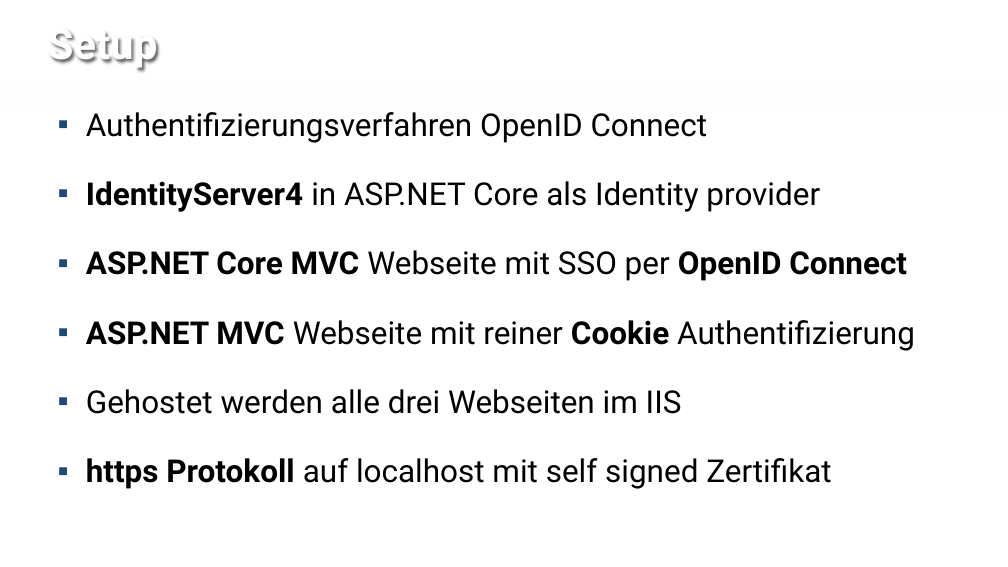
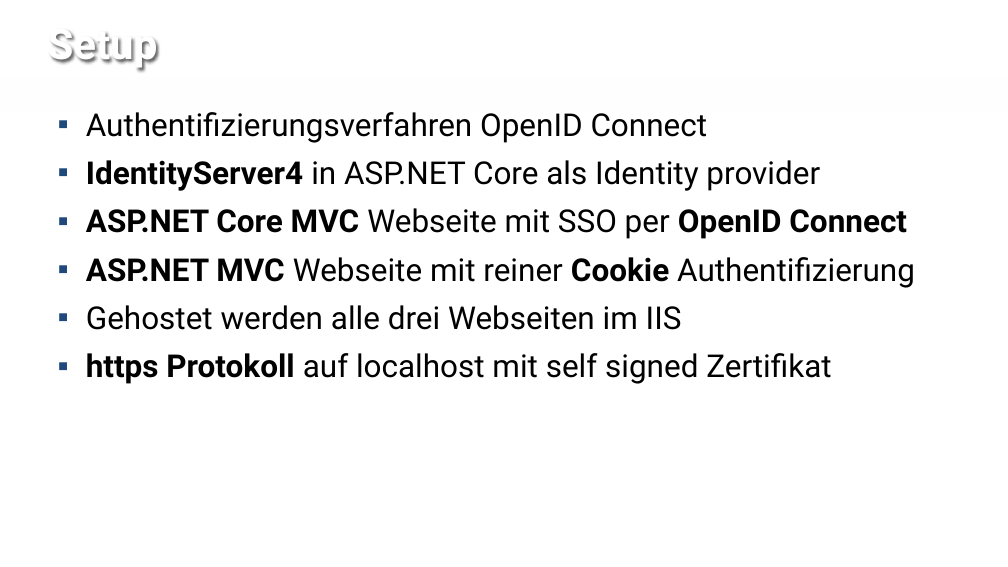
Before and after one commit to rlfkrl/NetCologne2017, a slide deck: slide 4 of slides/open id connect - share cookies.pptx (slide 5 before the commit). Drawn at 1008x567 pixels with LibreOffice and Linux fonts; fonts in the diff are those of the drawing; background and template pictures are left out. Boxes give left, top, right and bottom in pixels: in the first picture for what was removed or moved away, otherwise in the second. Text is boxed around its words. In the diff, an @@ line names an element or a change of style, - is before the commit and + after.

```diff
--- a/slides/open id connect - share cookies.pptx
+++ b/slides/open id connect - share cookies.pptx
@@ text "Authentifizierungsverfahren OpenID Connect" at box(86, 112, 915, 384): less space between paragraphs @@
```
Also in this commit, not shown: 8 other slides changed, 1 slide added.
